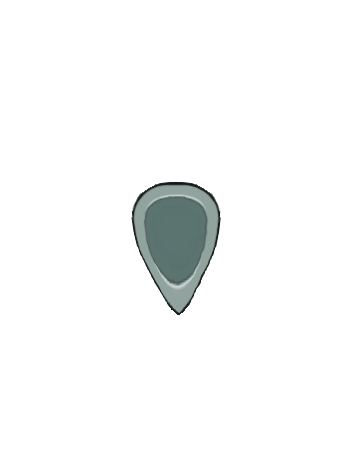
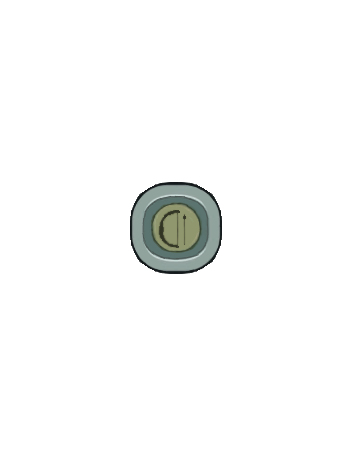
The second (352, 456) image is a revision of the first. Changes to its layers:
added layer "ButtonShop_Archer" above "ButtonShop_Oil" over [130,182,222,274]
hid "Pointer" over [131,182,221,316]
